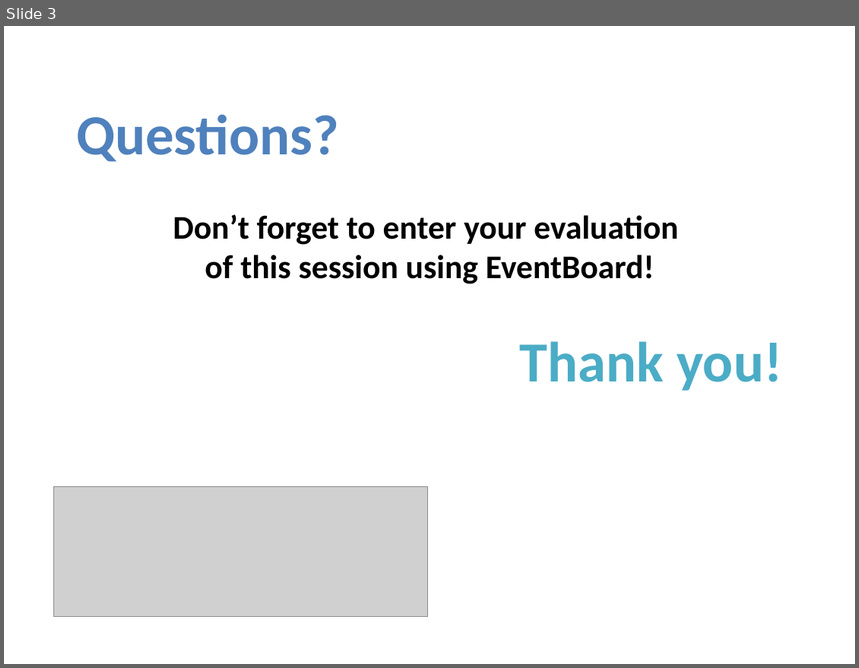
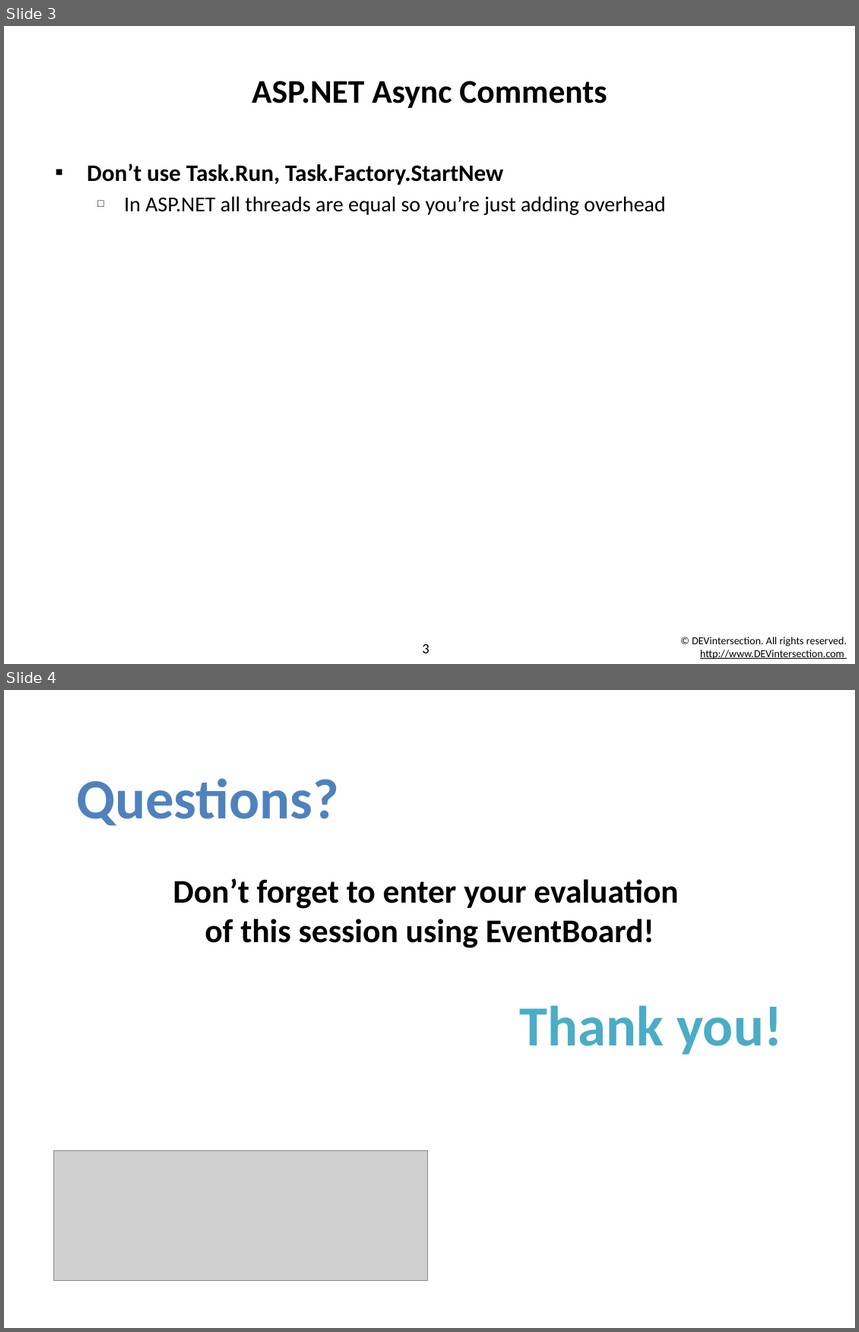
Before and after one commit to sayedihashimi/devintersection2014-sayedha, a slide deck: DEVintersection2014-WebForms-and-async-SayedHa.pptx. Shown one above the other, each under a label of ours: slide 3 before the commit, slides 3 and 4 after it. The pictures are 859x668 and 859x1332 pixels, drawn with LibreOffice and Linux fonts; fonts in the diff are those of the drawing; grey boxes stand for pictures; background and template pictures are left out. Boxes give left, top, right and bottom in pixels: in the first picture for what was removed or moved away, otherwise in the second. Text is boxed around its words. In the diff, an @@ line names an element or a change of style, - is before the commit and + after.

```diff
--- a/DEVintersection2014-WebForms-and-async-SayedHa.pptx
+++ b/DEVintersection2014-WebForms-and-async-SayedHa.pptx
@@ slide 3 added at box(4, 26, 855, 664), background #FFFFFF @@
@@ title added at box(252, 81, 607, 108), 28 pt, text #000000, bold @@
+ASP.NET Async Comments
@@ text added at box(87, 164, 665, 215), 18 pt, text #000000 @@
+▪ Don’t use Task.Run, Task.Factory.StartNew
+  □ In ASP.NET all threads are equal so you’re just adding overhead
@@ text added at box(692, 637, 847, 660), 9 pt, text #000000 @@
+© DEVintersection. All rights reserved.
+http://www.DEVintersection.com
@@ page number added at box(422, 645, 429, 654), 12 pt, text #000000 @@
+3
@@ what was slide 3 is now slide 4 @@
```
Also in this commit, not shown: 1 slide changed, 3 other files.
